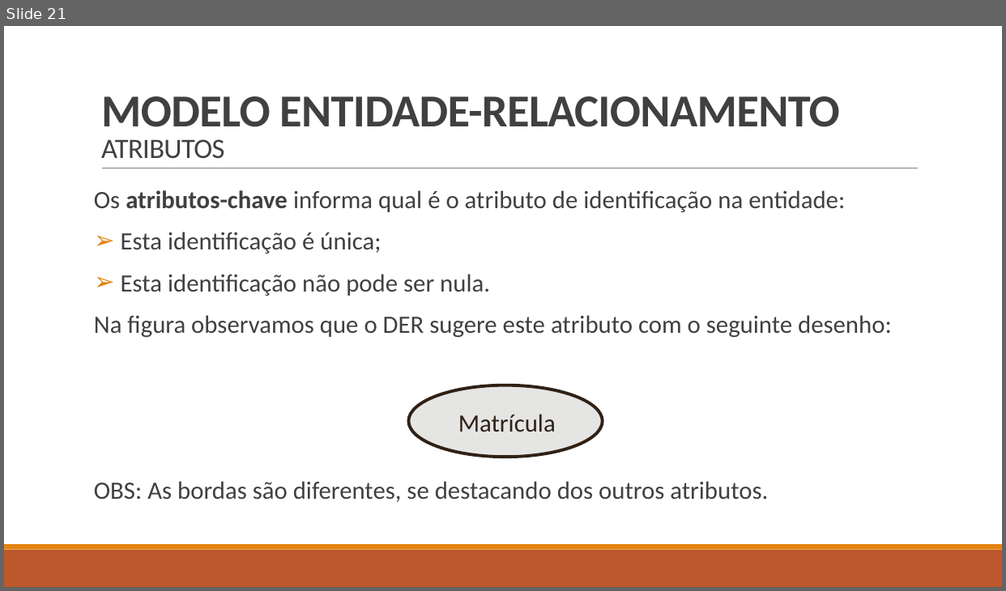
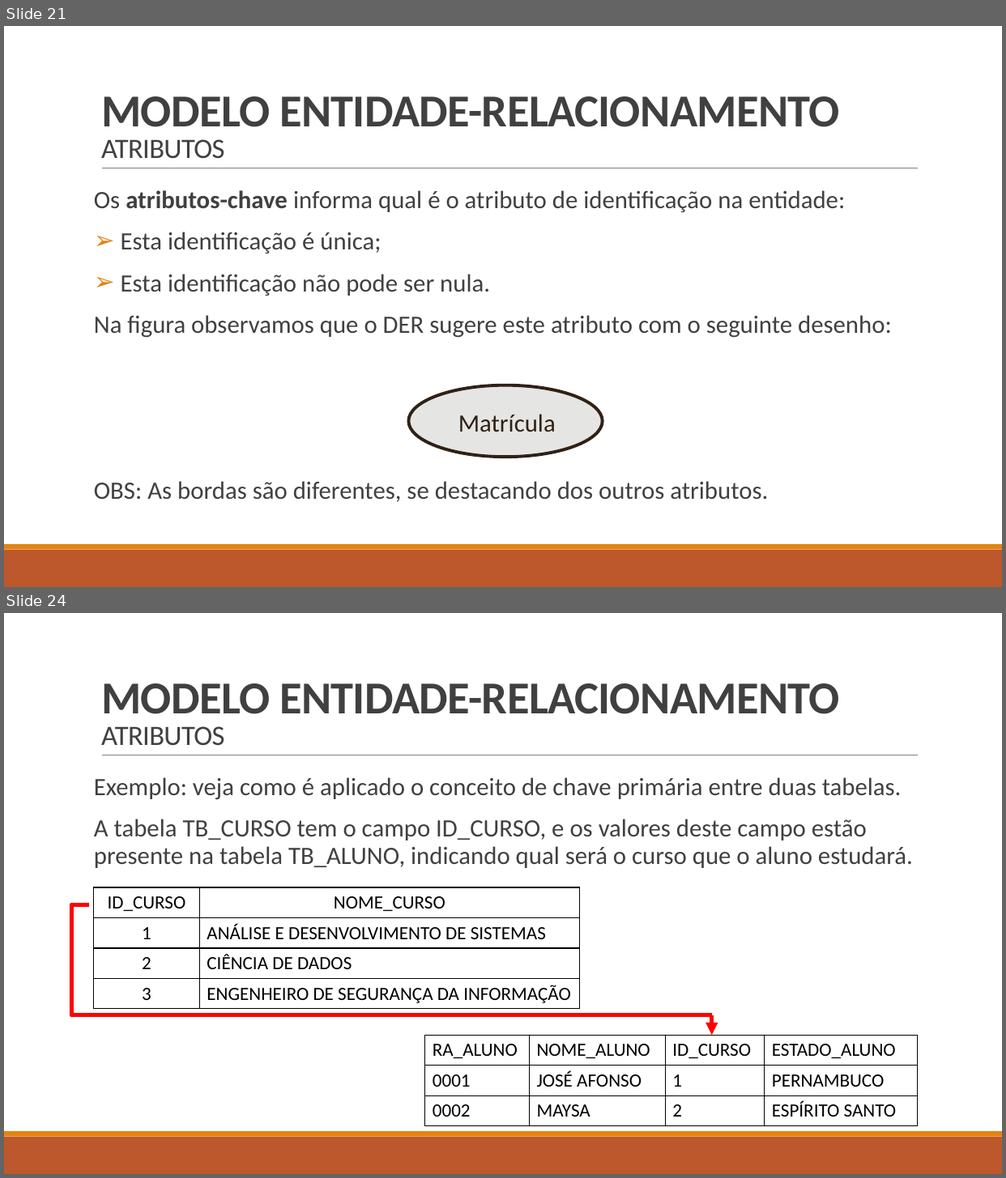
Before and after one commit to LucasHerculanoAmaro/Minhas-Aulas, a slide deck: Euripedes Simões de Paula/Banco de Dados/Aula 5/Projeto de banco de dados.pptx. Shown one above the other, each under a label of ours: slide 21 before the commit, slides 21 and 24 after it; the slides between them are not shown. The pictures are 1006x591 and 1006x1178 pixels, drawn with LibreOffice and Linux fonts; fonts in the diff are those of the drawing. Boxes give left, top, right and bottom in pixels: in the first picture for what was removed or moved away, otherwise in the second. Text is boxed around its words. In the diff, an @@ line names an element or a change of style, - is before the commit and + after.

Commit message:
Atualizando o slide da aula 5 (adicionando slides sobre atriutos e Modelo Entidade-Relacionamento)

```diff
--- a/Euripedes Simões de Paula/Banco de Dados/Aula 5/Projeto de banco de dados.pptx
+++ b/Euripedes Simões de Paula/Banco de Dados/Aula 5/Projeto de banco de dados.pptx
@@ slide 24 added at box(4, 613, 1002, 1174), background #FFFFFF; not listed: 3 template elements that a slide beside it also shows @@
@@ title added at box(101, 683, 840, 746), 44 pt, text #404040, bold @@
+MODELO ENTIDADE-RELACIONAMENTO
+ATRIBUTOS
@@ text added at box(94, 777, 913, 868), 24 pt, text #404040 @@
+Exemplo: veja como é aplicado o conceito de chave primária entre duas tabelas.
+A tabela TB_CURSO tem o campo ID_CURSO, e os valores deste campo estão presente na tabela TB_ALUNO, indicando qual será o curso que o aluno estudará.
@@ table added at box(94, 888, 580, 1009), 4 rows, 2 columns @@
+ID_CURSO | NOME_CURSO
+1 | ANÁLISE E DESENVOLVIMENTO DE SISTEMAS
+2 | CIÊNCIA DE DADOS
+3 | ENGENHEIRO DE SEGURANÇA DA INFORMAÇÃO
@@ elbow line added from (88, 905) to (712, 1016), #FF0000 4 pt @@
@@ arrow added from (712, 1016) to (712, 1035), #FF0000 4 pt @@
@@ table added at box(424, 1035, 918, 1127), 3 rows, 4 columns @@
+RA_ALUNO | NOME_ALUNO | ID_CURSO | ESTADO_ALUNO
+0001 | JOSÉ AFONSO | 1 | PERNAMBUCO
+0002 | MAYSA | 2 | ESPÍRITO SANTO
```
Also in this commit, not shown: 25 other slides added.
